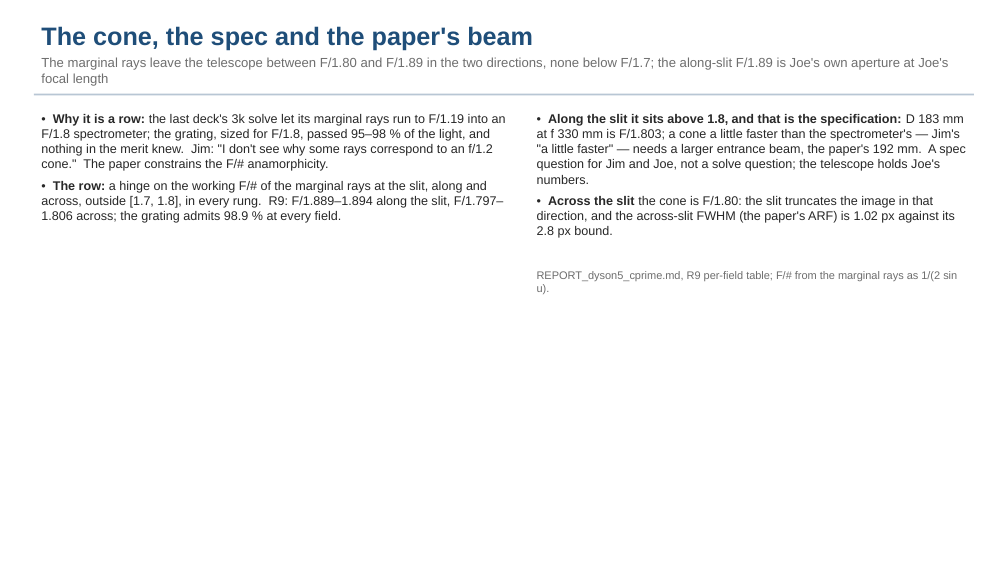
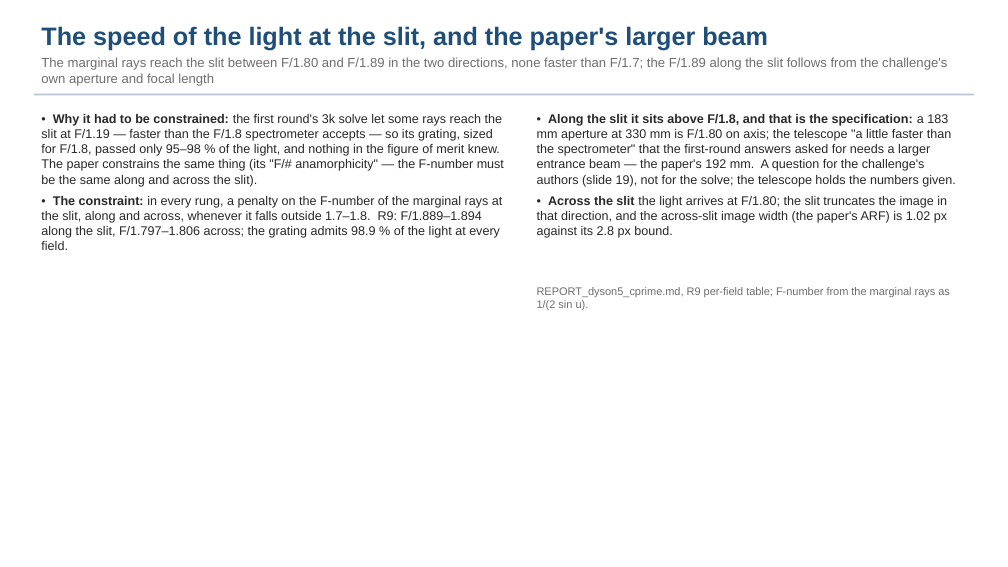
Before and after one commit to nasa-jpl/macos, a slide deck: slide 14 of demo_session/deck_dyson_3k.pptx. Drawn at 1008x567 pixels with LibreOffice and Linux fonts; fonts in the diff are those of the drawing. Boxes give left, top, right and bottom in pixels: in the first picture for what was removed or moved away, otherwise in the second. Text is boxed around its words. In the diff, an @@ line names an element or a change of style, - is before the commit and + after.

```diff
--- a/demo_session/deck_dyson_3k.pptx
+++ b/demo_session/deck_dyson_3k.pptx
@@ text at box(41, 26, 947, 86): text changed @@
-The cone, the spec and the paper's beam
-The marginal rays leave the telescope between F/1.80 and F/1.89 in the two directions, none below F/1.7; the along-slit F/1.89 is Joe's own aperture at Joe's focal length
+The speed of the light at the slit, and the paper's larger beam
+The marginal rays reach the slit between F/1.80 and F/1.89 in the two directions, none faster than F/1.7; the F/1.89 along the slit follows from the challenge's own aperture and focal length
@@ text at box(41, 114, 504, 250): text changed @@
-• Why it is a row: the last deck's 3k solve let its marginal rays run to F/1.19 into an F/1.8 spectrometer; the grating, sized for F/1.8, passed 95–98 % of the light, and nothing in the merit knew. Jim: "I don't see why some rays correspond to an f/1.2 cone." The paper constrains the F/# anamorphicity.
-• The row: a hinge on the working F/# of the marginal rays at the slit, along and across, outside [1.7, 1.8], in every rung. R9: F/1.889–1.894 along the slit, F/1.797–1.806 across; the grating admits 98.9 % at every field.
+• Why it had to be constrained: the first round's 3k solve let some rays reach the slit at F/1.19 — faster than the F/1.8 spectrometer accepts — so its grating, sized for F/1.8, passed only 95–98 % of the light, and nothing in the figure of merit knew. The paper constrains the same thing (its "F/# anamorphicity" — the F-number must be the same along and across the slit).
+• The constraint: in every rung, a penalty on the F-number of the marginal rays at the slit, along and across, whenever it falls outside 1.7–1.8. R9: F/1.889–1.894 along the slit, F/1.797–1.806 across; the grating admits 98.9 % of the light at every field.
@@ text at box(537, 114, 956, 238): text changed @@
-• Along the slit it sits above 1.8, and that is the specification: D 183 mm at f 330 mm is F/1.803; a cone a little faster than the spectrometer's — Jim's "a little faster" — needs a larger entrance beam, the paper's 192 mm. A spec question for Jim and Joe, not a solve question; the telescope holds Joe's numbers.
-• Across the slit the cone is F/1.80: the slit truncates the image in that direction, and the across-slit FWHM (the paper's ARF) is 1.02 px against its 2.8 px bound.
+• Along the slit it sits above F/1.8, and that is the specification: a 183 mm aperture at 330 mm is F/1.80 on axis; the telescope "a little faster than the spectrometer" that the first-round answers asked for needs a larger entrance beam — the paper's 192 mm. A question for the challenge's authors (slide 19), not for the solve; the telescope holds the numbers given.
+• Across the slit the light arrives at F/1.80; the slit truncates the image in that direction, and the across-slit image width (the paper's ARF) is 1.02 px against its 2.8 px bound.
@@ text at box(537, 287, 950, 310): text changed @@
-REPORT_dyson5_cprime.md, R9 per-field table; F/# from the marginal rays as 1/(2 sin u).
+REPORT_dyson5_cprime.md, R9 per-field table; F-number from the marginal rays as 1/(2 sin u).
```
Also in this commit, not shown: 7 other slides changed, 1 other file.
